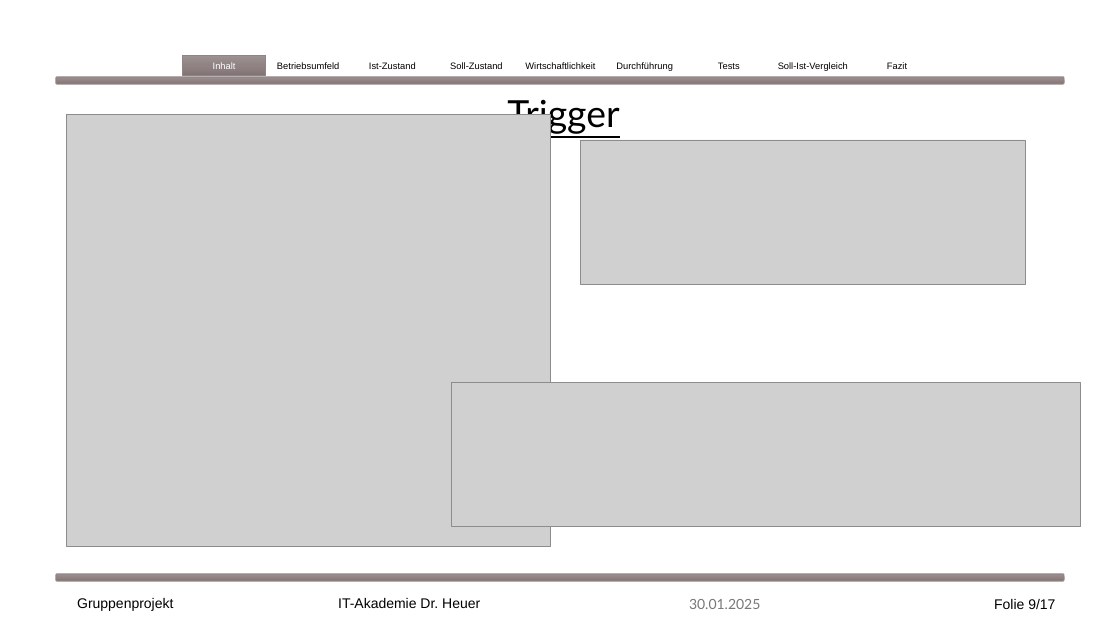
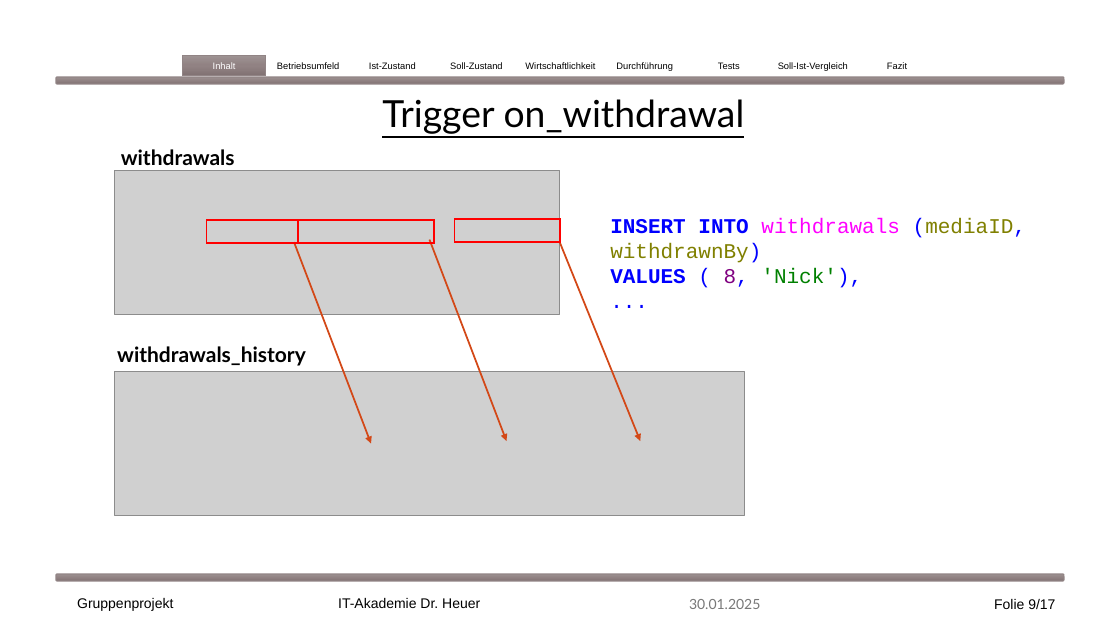
Before and after one commit to EkaterinaShmeleva/MediaManagementSystem, a slide deck: slide 9 of Medienverwaltungsdatenbank Gruppe1.pptx. Drawn at 1120x630 pixels with LibreOffice and Linux fonts; fonts in the diff are those of the drawing; grey boxes stand for pictures. Boxes give left, top, right and bottom in pixels: in the first picture for what was removed or moved away, otherwise in the second. Text is boxed around its words. In the diff, an @@ line names an element or a change of style, - is before the commit and + after.

Commit message:
Updated withdrawal trigger presentation

```diff
--- a/Medienverwaltungsdatenbank Gruppe1.pptx
+++ b/Medienverwaltungsdatenbank Gruppe1.pptx
@@ picture removed at [66,114,550,547] @@
@@ text at [382,99,745,134]: text changed @@
-Trigger
+Trigger on_withdrawal
@@ text added at [121,149,235,165], 18 pt, text #000000, bold @@
+withdrawals
@@ picture: place and size @@
-picture at [581,140,1026,285]
+picture at [115,170,560,314]
@@ rectangle added at [207,220,297,243], outline #FF0000 1.5 pt @@
@@ rectangle added at [298,220,434,243], outline #FF0000 1.5 pt @@
@@ arrow added from (429, 239) to (507, 441), #D34817 1.5 pt @@
@@ rectangle added at [455,219,560,242], outline #FF0000 1.5 pt @@
@@ text added at [610,218,1026,288], 18 pt, text #0000FF @@
+INSERT INTO withdrawals (mediaID, withdrawnBy)
+VALUES ( 8, 'Nick'),
+...
@@ arrow added from (294, 242) to (371, 444), #D34817 1.5 pt @@
@@ arrow added from (560, 243) to (640, 441), #D34817 1.5 pt @@
@@ text added at [117,346,306,366], 18 pt, text #000000, bold @@
+withdrawals_history
@@ picture: place and size @@
-picture at [451,382,1081,527]
+picture at [115,371,744,516]
```
Also in this commit, not shown: 5 other slides changed, 1 slide added, 2 other files.
